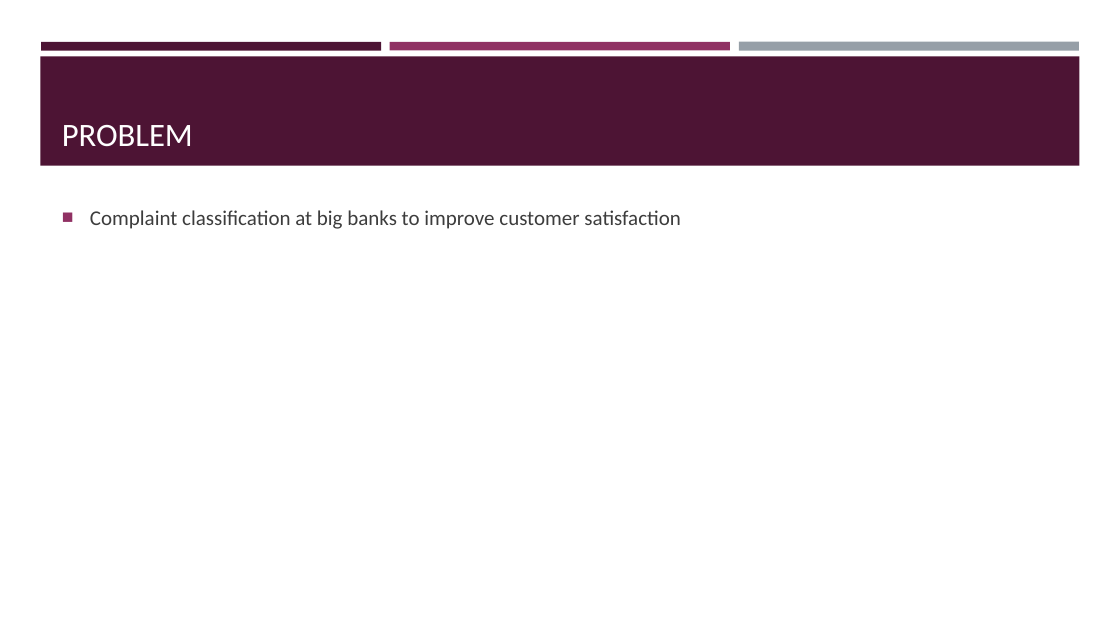
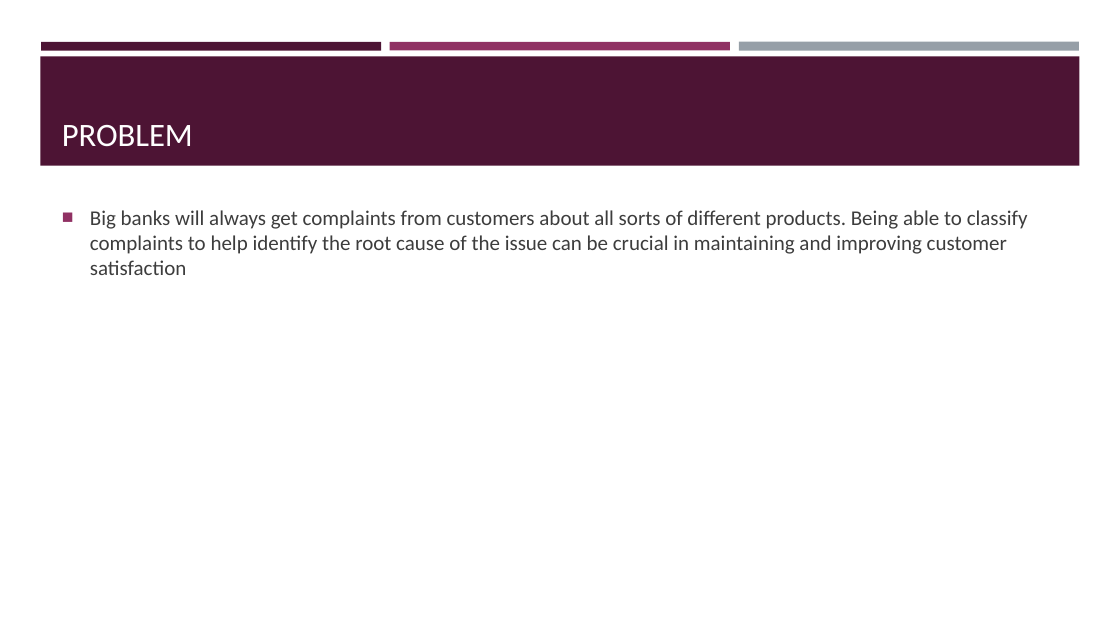
Before and after one commit to boardmjm/CapstoneThree, a slide deck: slide 2 of Capstone_3_Presentation.pptx. Drawn at 1120x630 pixels with LibreOffice and Linux fonts; fonts in the diff are those of the drawing. Boxes give left, top, right and bottom in pixels: in the first picture for what was removed or moved away, otherwise in the second. Text is boxed around its words. In the diff, an @@ line names an element or a change of style, - is before the commit and + after.

```diff
--- a/Capstone_3_Presentation.pptx
+++ b/Capstone_3_Presentation.pptx
@@ text at [90, 210, 1028, 275]: text changed @@
-■ Complaint classification at big banks to improve customer satisfaction
+■ Big banks will always get complaints from customers about all sorts of different products. Being able to classify complaints to help identify the root cause of the issue can be crucial in maintaining and improving customer satisfaction
```
Also in this commit, not shown: 1 other slide changed, 4 other files.
